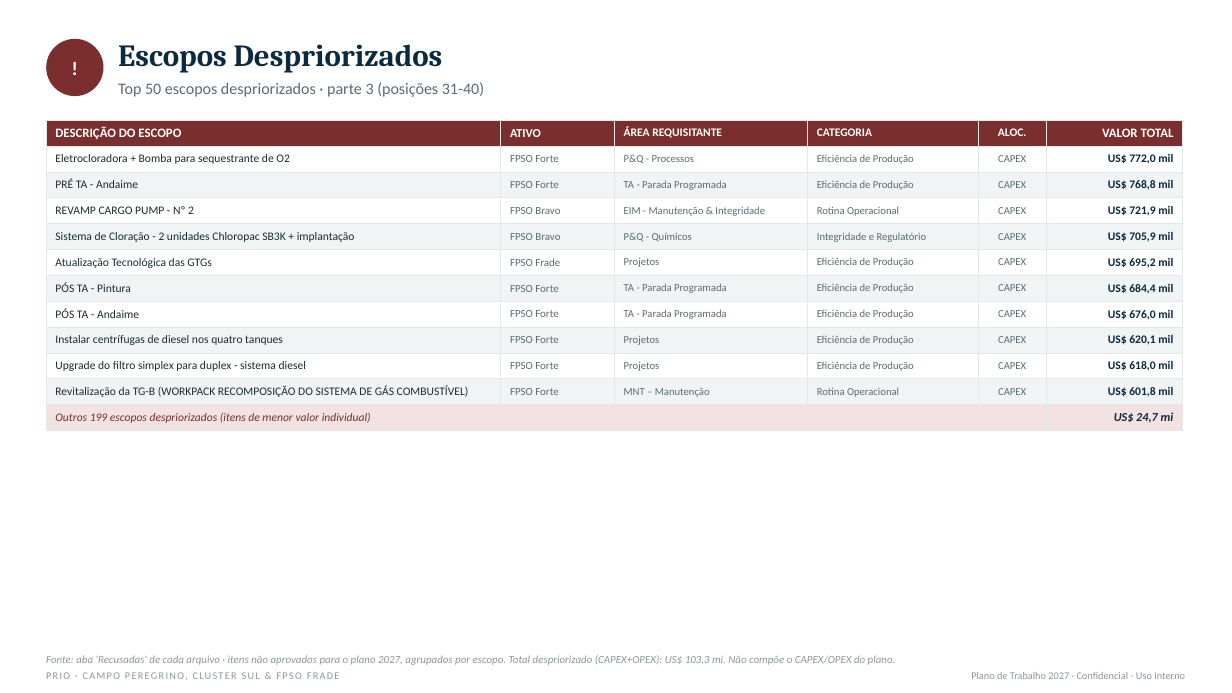
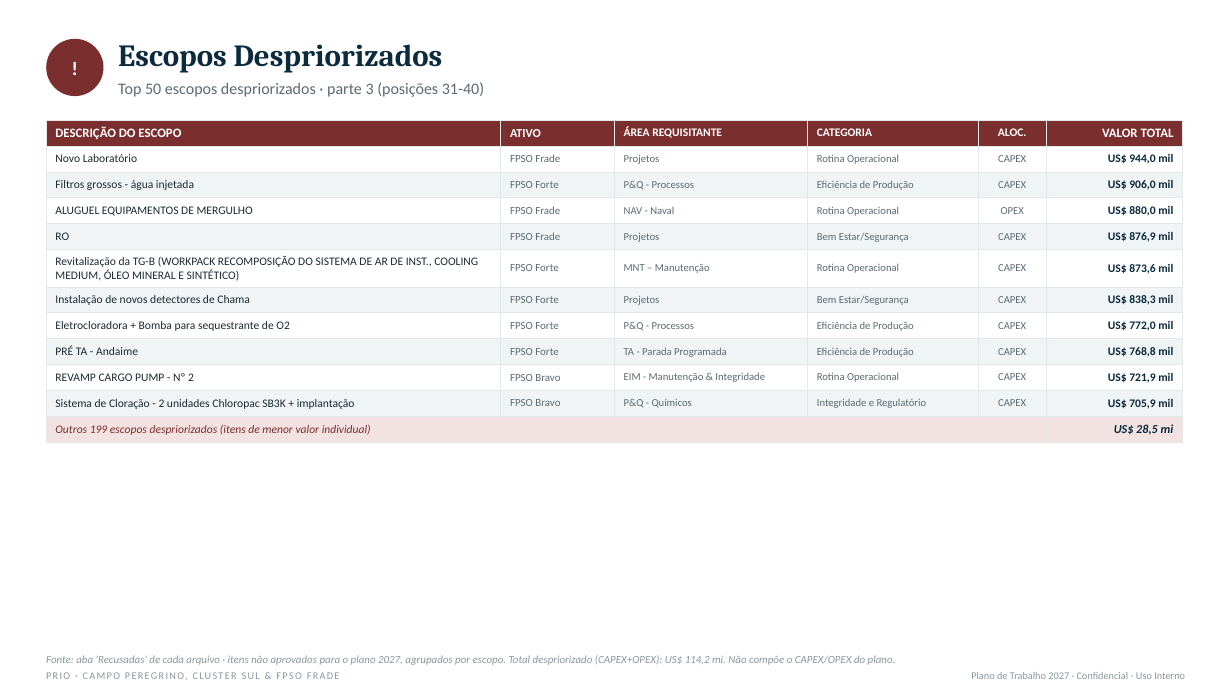
Before and after one commit to LucasRibaas/Planejamento, a slide deck: slide 16 of PRIO_Top_CAPEX_OPEX_Despriorizados_2027.pptx. Drawn at 1232x693 pixels with LibreOffice and Linux fonts; fonts in the diff are those of the drawing. Boxes give left, top, right and bottom in pixels: in the first picture for what was removed or moved away, otherwise in the second. Text is boxed around its words. In the diff, an @@ line names an element or a change of style, - is before the commit and + after.

```diff
--- a/PRIO_Top_CAPEX_OPEX_Despriorizados_2027.pptx
+++ b/PRIO_Top_CAPEX_OPEX_Despriorizados_2027.pptx
@@ table at box(46, 120, 1183, 439) @@
+row 2: Novo Laboratório | FPSO Frade | Projetos | Rotina Operacional | CAPEX | US$ 944,0 mil
+row 3: Filtros grossos - água injetada | FPSO Forte | P&Q - Processos | Eficiência de Produção | CAPEX | US$ 906,0 mil
+row 4: ALUGUEL EQUIPAMENTOS DE MERGULHO | FPSO Frade | NAV - Naval | Rotina Operacional | OPEX | US$ 880,0 mil
+row 5: RO | FPSO Frade | Projetos | Bem Estar/Segurança | CAPEX | US$ 876,9 mil
+row 6: Revitalização da TG-B (WORKPACK RECOMPOSIÇÃO DO SISTEMA DE AR DE INST., COOLING MEDIUM, ÓLEO MINERAL E SINTÉTICO) | FPSO Forte | MNT – Manutenção | Rotina Operacional | CAPEX | US$ 873,6 mil
+row 7: Instalação de novos detectores de Chama | FPSO Forte | Projetos | Bem Estar/Segurança | CAPEX | US$ 838,3 mil
-row 6: Atualização Tecnológica das GTGs | FPSO Frade | Projetos | Eficiência de Produção | CAPEX | US$ 695,2 mil
-row 7: PÓS TA - Pintura | FPSO Forte | TA - Parada Programada | Eficiência de Produção | CAPEX | US$ 684,4 mil
-row 8: PÓS TA - Andaime | FPSO Forte | TA - Parada Programada | Eficiência de Produção | CAPEX | US$ 676,0 mil
-row 9: Instalar centrífugas de diesel nos quatro tanques | FPSO Forte | Projetos | Eficiência de Produção | CAPEX | US$ 620,1 mil
-row 10: Upgrade do filtro simplex para duplex - sistema diesel | FPSO Forte | Projetos | Eficiência de Produção | CAPEX | US$ 618,0 mil
-row 11: Revitalização da TG-B (WORKPACK RECOMPOSIÇÃO DO SISTEMA DE GÁS COMBUSTÍVEL) | FPSO Forte | MNT – Manutenção | Rotina Operacional | CAPEX | US$ 601,8 mil
-row 12: Outros 199 escopos despriorizados (itens de menor valor individual) |  |  |  |  | US$ 24,7 mi
+row 12: Outros 199 escopos despriorizados (itens de menor valor individual) |  |  |  |  | US$ 28,5 mi
@@ text at box(46, 655, 896, 665): text changed @@
-Fonte: aba 'Recusadas' de cada arquivo · itens não aprovados para o plano 2027, agrupados por escopo. Total despriorizado (CAPEX+OPEX): US$ 103,3 mi. Não compõe o CAPEX/OPEX do plano.
+Fonte: aba 'Recusadas' de cada arquivo · itens não aprovados para o plano 2027, agrupados por escopo. Total despriorizado (CAPEX+OPEX): US$ 114,2 mi. Não compõe o CAPEX/OPEX do plano.
```
Also in this commit, not shown: 3 other slides changed, 1 other file.
